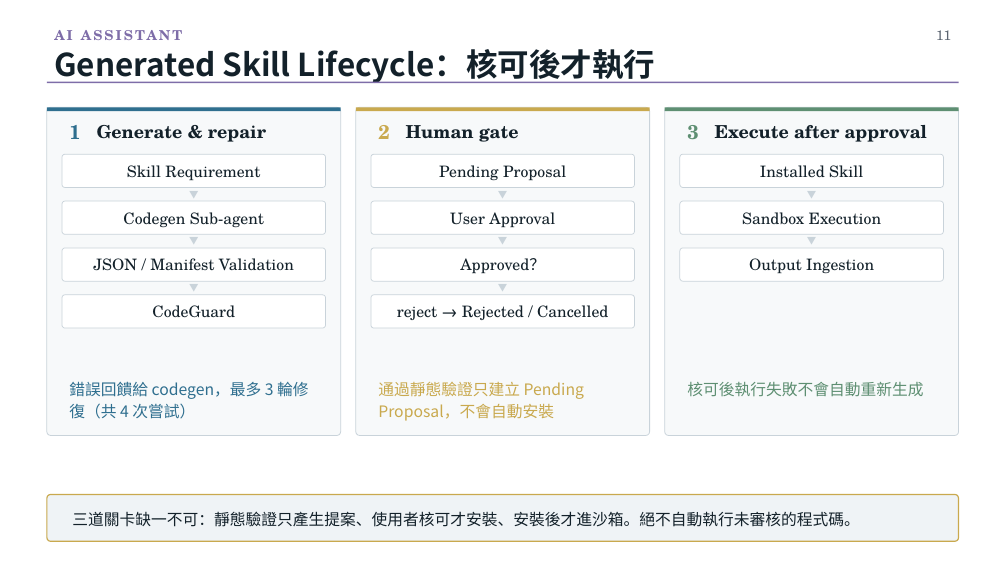
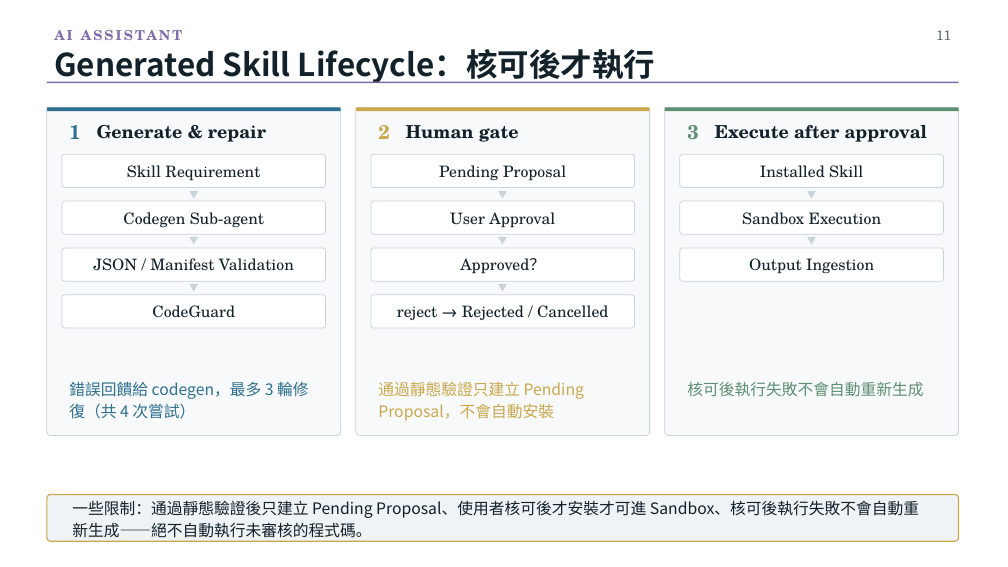
Before and after one commit to billwu101/CloudDrive, a slide deck: slide 11 of doc/ppt/CloudDrive_專題報告_v3.0.pptx. Drawn at 1008x567 pixels with LibreOffice and Linux fonts; fonts in the diff are those of the drawing. Boxes give left, top, right and bottom in pixels: in the first picture for what was removed or moved away, otherwise in the second. Text is boxed around its words. In the diff, an @@ line names an element or a change of style, - is before the commit and + after.

```diff
--- a/doc/ppt/CloudDrive_專題報告_v3.0.pptx
+++ b/doc/ppt/CloudDrive_專題報告_v3.0.pptx
@@ text at (72,500,919,541): text changed @@
-三道關卡缺一不可：靜態驗證只產生提案、使用者核可才安裝、安裝後才進沙箱。絕不自動執行未審核的程式碼。
+一些限制：通過靜態驗證後只建立 Pending Proposal、使用者核可後才安裝才可進 Sandbox、核可後執行失敗不會自動重新生成——絕不自動執行未審核的程式碼。
```
Also in this commit, not shown: 3 other slides changed, 1 other file.
